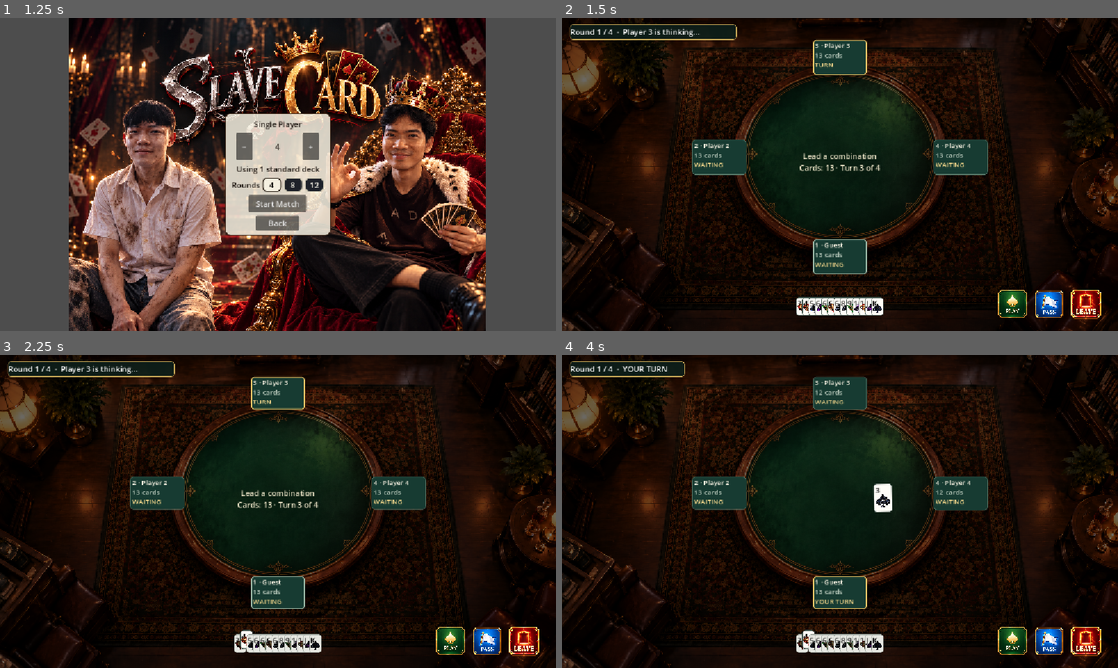
Above: before the commit, frames 1-4 (two rows, left to right).
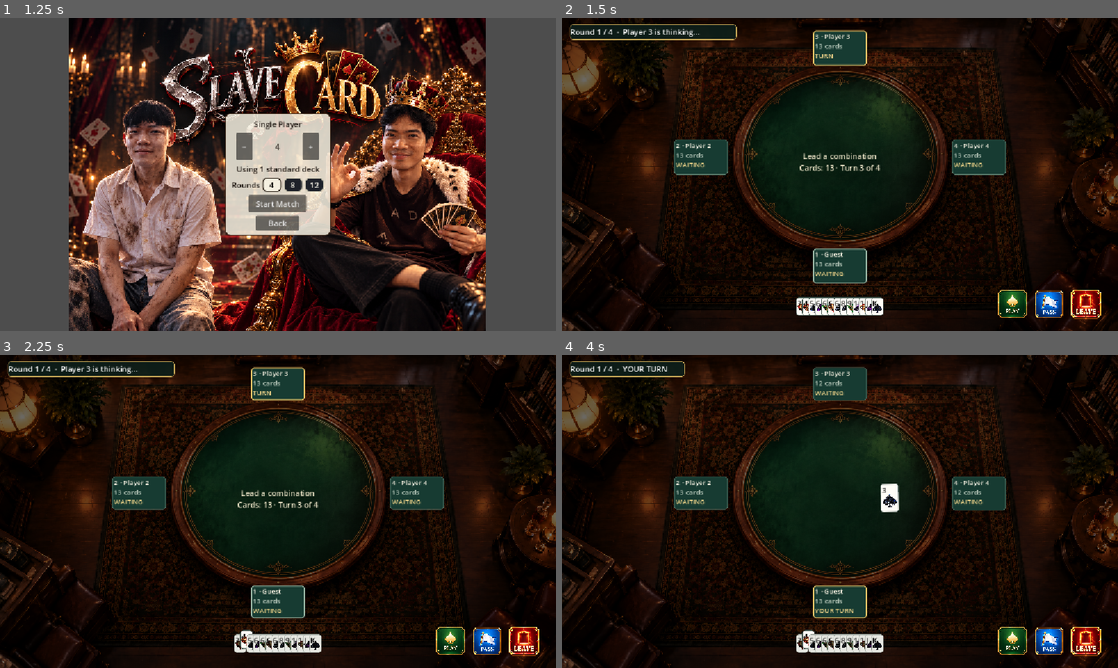
Above: after the commit, the same moments.

Repository: Bankydog/slave-card
Game: Godot game, scene res://scenes/main.tscn
Same seed, same stepped clock (60 frames per second), same inputs: the game is played once before the commit and once after it.
Inputs (mouse positions are in pixels of both pictures, inside the frame that each line leads up to):
- Up to frame 1 (1.25 s): click "Single Player" at 0.5 s
- Up to frame 2 (1.5 s): click "Start Match" at 1.25 s
- Up to frame 3 (2.25 s): click (239, 642) at 2.02 s
- Up to frame 4 (4 s): click (806, 639) at 2.75 s; click (806, 639) at 3.5 s

Frame 1 is identical in both runs. In frame 2, 3.5% of the frame differs, in the area x 20-80%, y 3-85%; in frame 3, 3.4%; in frame 4, 3.7%.

Commit message:
Move player panels clear of the table edge

Diff:
--- a/scripts/ui/table_presentation.gd
+++ b/scripts/ui/table_presentation.gd
@@ -352,8 +352,8 @@
 	var local := posmod(local_index, count)
 	# Match the new background's tabletop ellipse within the 800x800 logical table area.
 	# The local player remains south while the other seats follow the table rim.
-	var radius_x := 0.52
-	var radius_y := 0.43
+	var radius_x := 0.60
+	var radius_y := 0.47
 	var center_y := 0.475
 	for player_index in range(count):
 		var visual_offset := posmod(player_index - local, count)
